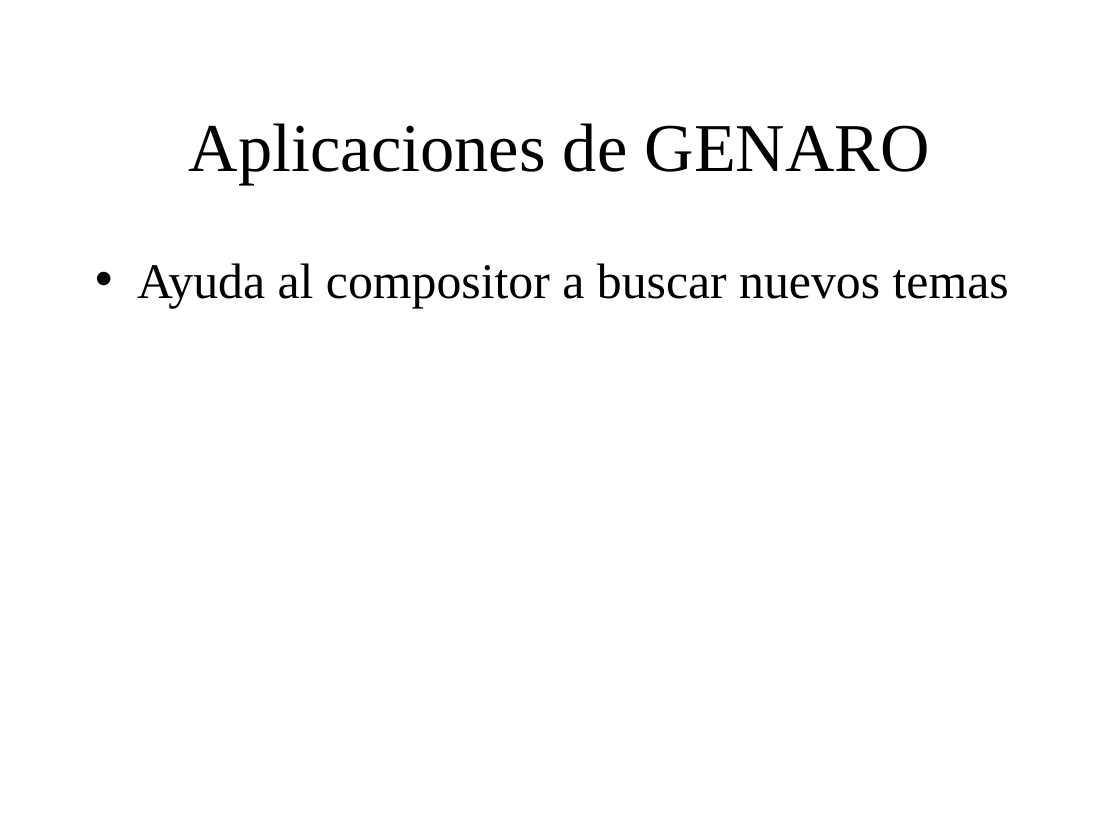
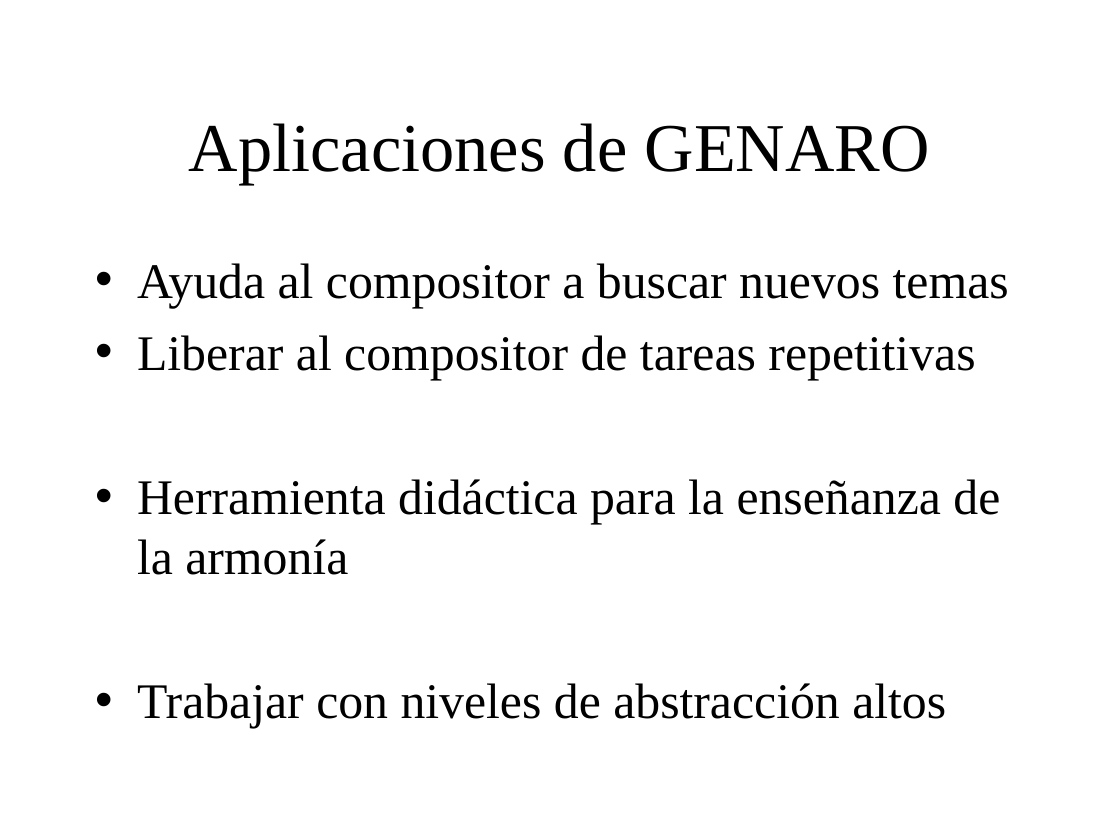
Before and after one commit to BackupTheBerlios/genaro, a slide deck: slide 4 of Documentos/MemoriaSSII/presentacion_proyecto.ppt. Drawn at 1120x840 pixels with LibreOffice and Linux fonts; fonts in the diff are those of the drawing; background and template pictures are left out. Boxes give left, top, right and bottom in pixels: in the first picture for what was removed or moved away, otherwise in the second. Text is boxed around its words. In the diff, an @@ line names an element or a change of style, - is before the commit and + after.

```diff
--- a/Documentos/MemoriaSSII/presentacion_proyecto.ppt
+++ b/Documentos/MemoriaSSII/presentacion_proyecto.ppt
@@ text at [137,335,1000,728]: paragraphs added @@
+• Liberar al compositor de tareas repetitivas
+• Herramienta didáctica para la enseñanza de la armonía
+• Trabajar con niveles de abstracción altos
```
Also in this commit, not shown: 19 other slides changed, 10 slides added, 1 slide removed.
